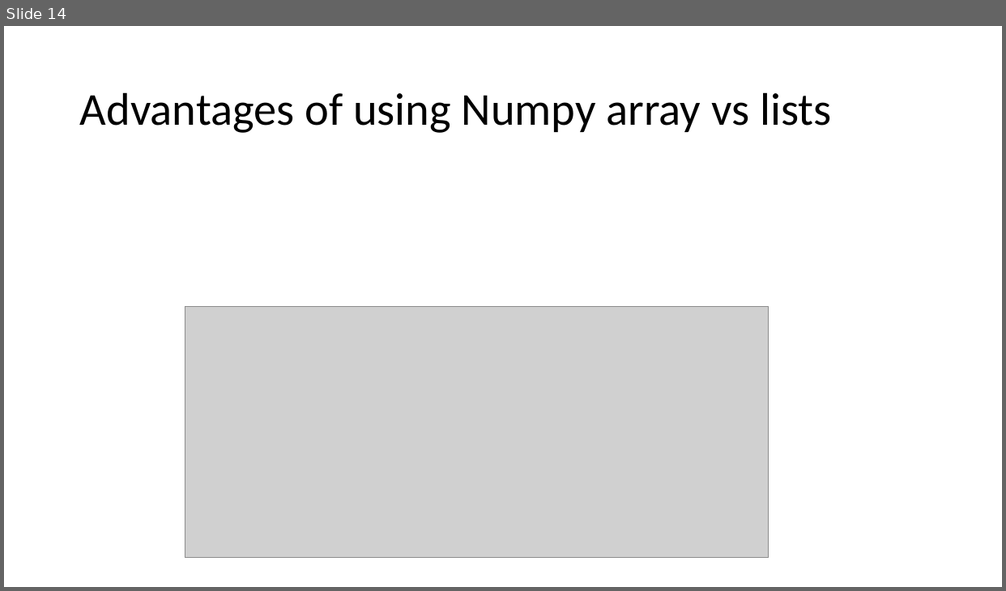
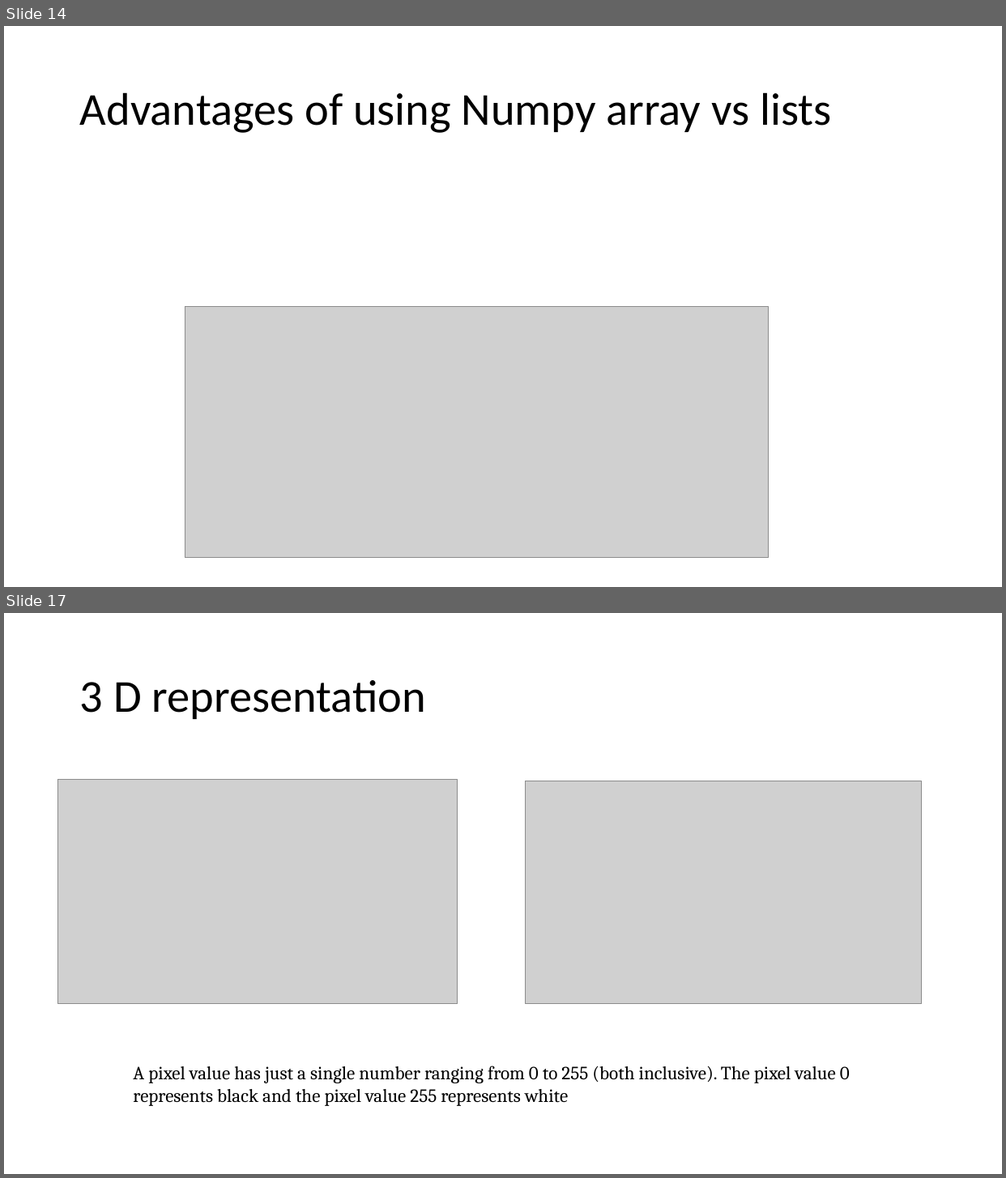
Before and after one commit to edyoda/DS290922A, a slide deck: EDYODA_DW/slides/Class1.pptx. Shown one above the other, each under a label of ours: slide 14 before the commit, slides 14 and 17 after it; the slides between them are not shown. The pictures are 1006x591 and 1006x1178 pixels, drawn with LibreOffice and Linux fonts; fonts in the diff are those of the drawing; grey boxes stand for pictures. Boxes give left, top, right and bottom in pixels: in the first picture for what was removed or moved away, otherwise in the second. Text is boxed around its words. In the diff, an @@ line names an element or a change of style, - is before the commit and + after.

```diff
--- a/EDYODA_DW/slides/Class1.pptx
+++ b/EDYODA_DW/slides/Class1.pptx
@@ slide 17 added at [4,613,1002,1174], background #FFFFFF @@
@@ title added at [80,680,427,719], 44 pt, text #000000 @@
+3 D representation
@@ picture added at [58,779,458,1003] @@
@@ picture added at [526,781,922,1004] @@
@@ text added at [133,1066,850,1106], 18 pt, text #000000 @@
+A pixel value has just a single number ranging from 0 to 255 (both inclusive). The pixel value 0 represents black and the pixel value 255 represents white
```
Also in this commit, not shown: 6 other slides added, 6 other files.
